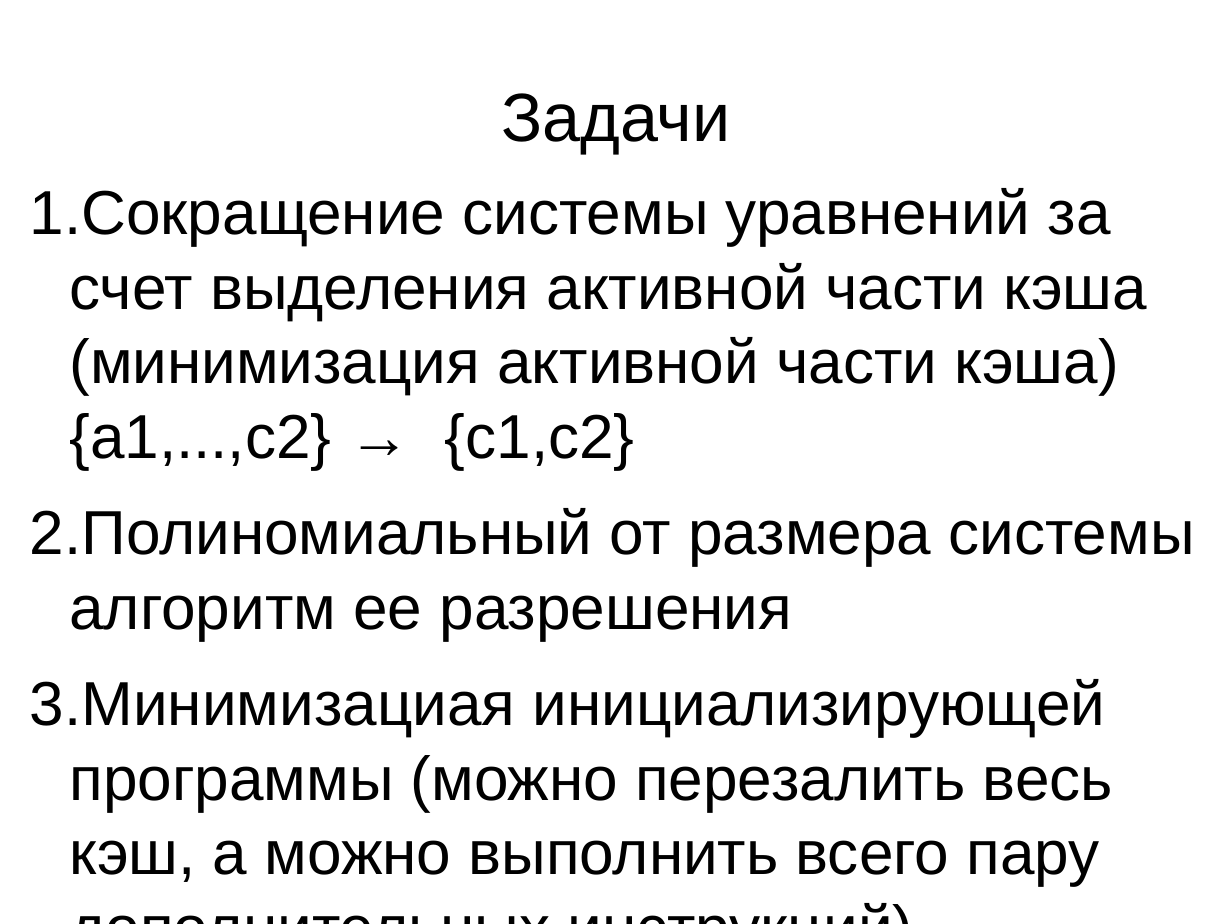
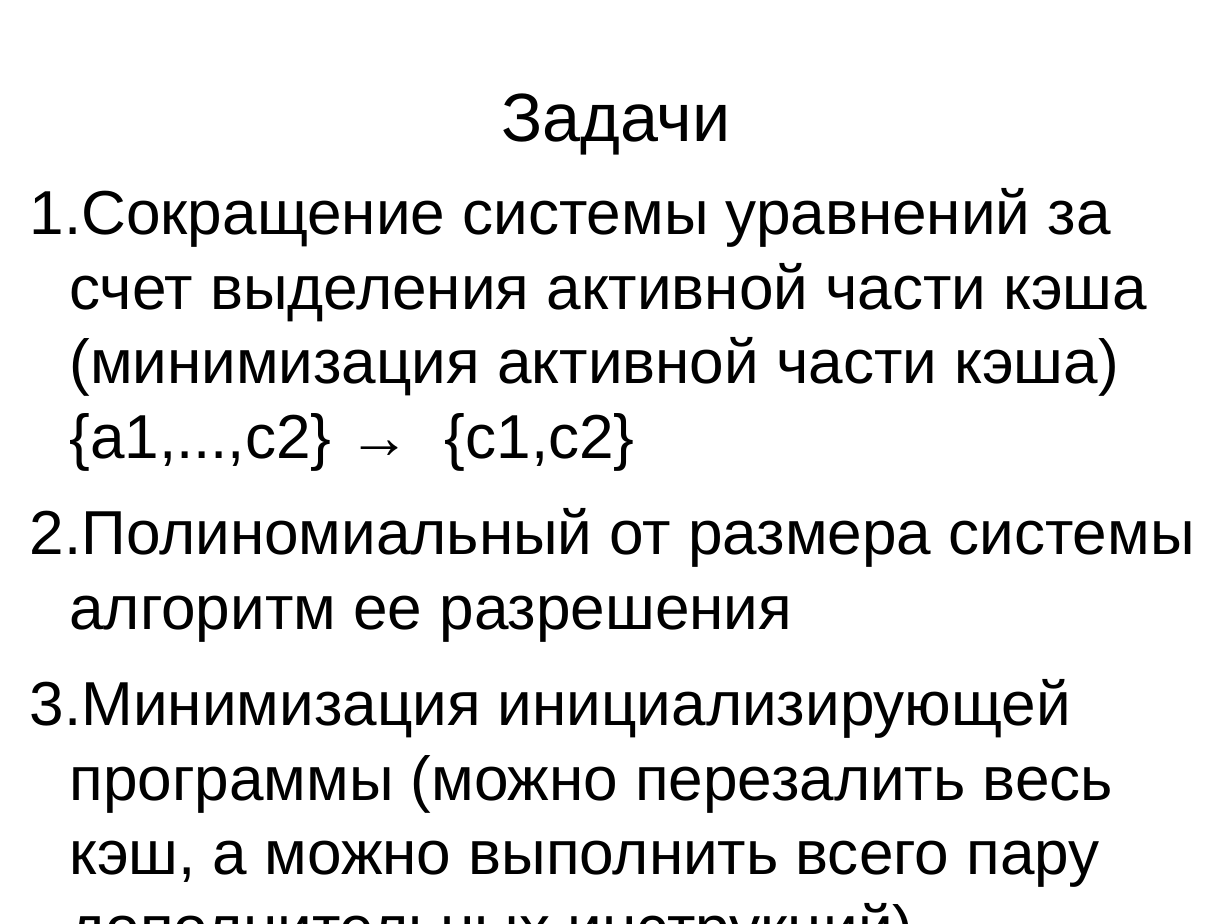
Before and after one commit to kornevgen/tesla-project, a slide deck: slide 28 of TeSLa/papers/isp100309/isp100309.odp. Drawn at 1232x924 pixels with LibreOffice and Linux fonts; fonts in the diff are those of the drawing. Boxes give left, top, right and bottom in pixels: in the first picture for what was removed or moved away, otherwise in the second. Text is boxed around its words. In the diff, an @@ line names an element or a change of style, - is before the commit and + after.

```diff
--- a/TeSLa/papers/isp100309/isp100309.odp
+++ b/TeSLa/papers/isp100309/isp100309.odp
@@ text at (30,679,1113,886): text changed @@
-3. Минимизациая инициализирующей программы (можно перезалить весь кэш, а можно выполнить всего пару дополнительных инструкций)
+3. Минимизация инициализирующей программы (можно перезалить весь кэш, а можно выполнить всего пару дополнительных инструкций)
```
Also in this commit, not shown: 2 other slides changed.
